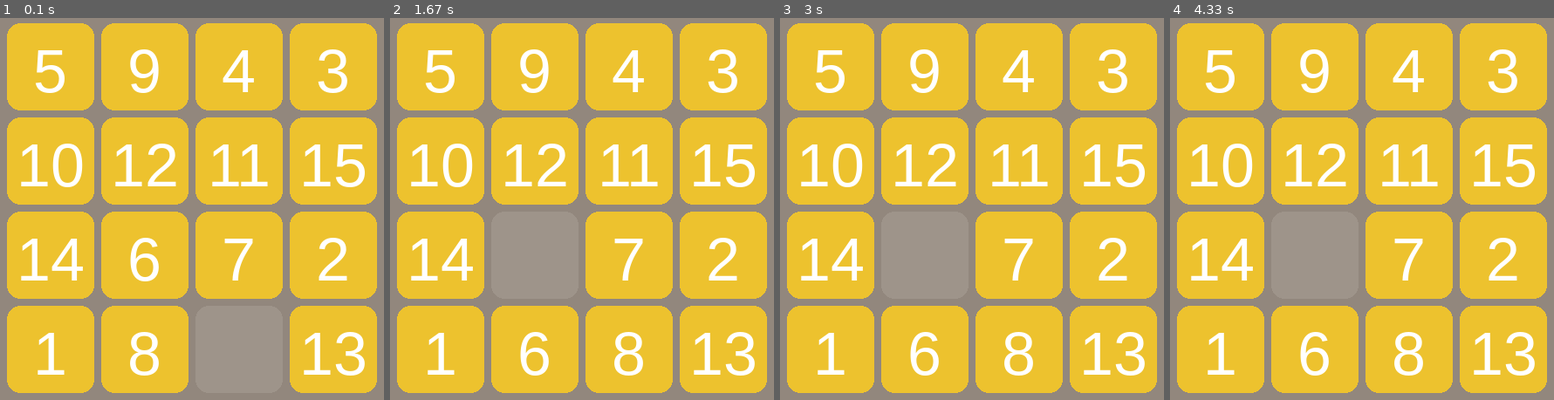
Above: before the commit, frames 1-4 (left to right).
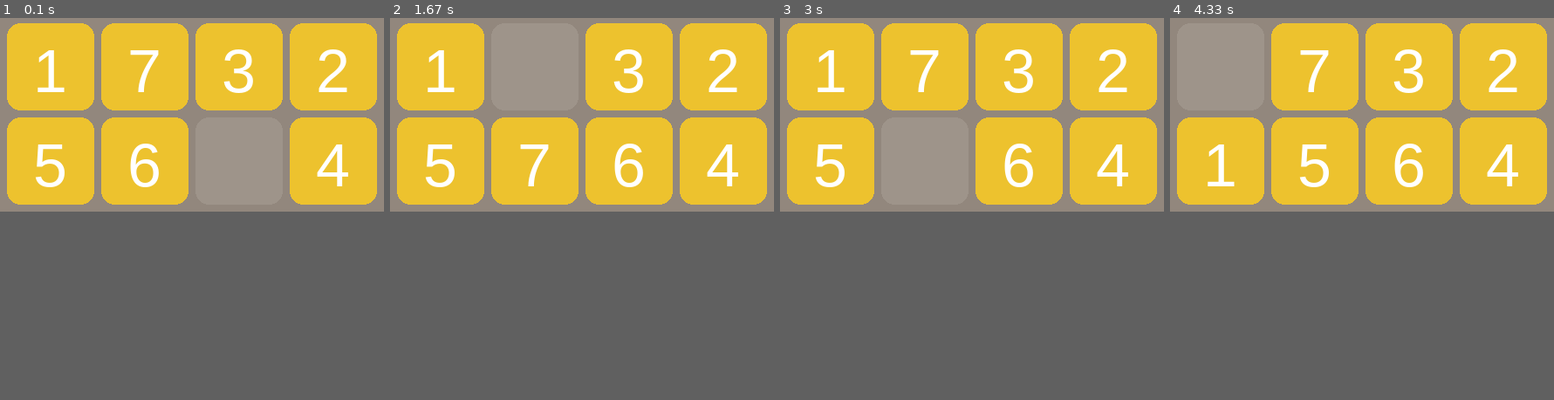
Above: after the commit, the same moments.

Repository: wmh123456789/pygame
Game: pygame game, started from huarongdao.py
Two runs of this game, one before a commit and one after it. Both use one fixed random seed, a clock stepped at 60 frames per second and the inputs below.
Inputs (mouse positions are in pixels of both pictures, inside the frame that each line leads up to):
- Up to frame 1 (0.1 s): no input
- Up to frame 2 (1.67 s): hold Right 0.33-0.8 s; hold Up 0.83-1.13 s; hold W 0.83-1.13 s; hold Right 1.17-1.63 s; hold D 1.17-1.63 s
- Up to frame 3 (3 s): click (972, 124) at 1.72 s; hold Down 2.57-2.87 s; hold S 2.57-2.87 s; click (852, 82) at 2.95 s
- Up to frame 4 (4.33 s): click (1242, 159) at 3.28 s; hold Up from 4 s (still down); hold W from 4 s (still down)
The window is 440x440 before the commit and 440x224 after it. Grey fills any space a smaller window leaves; there, only what the larger window draws over its background counts as a difference.

The runs differ from the first frame. In frame 1, 26% of the frame differs, in the area x 0-100%, y 8-100%; in frame 2, 26%; in frame 3, 26%; in frame 4, 26%, in the area x 0-100%, y 1-100%.

Commit message:
re-arrange the project support all rectangle game.

Diff:
--- /dev/null
+++ b/CommonDefine.py
@@ -0,0 +1,44 @@
+from enum import Enum
+
+FPS = 60
+# SHAPE = 4  # 棋盘shape
+SHAPE_H = 2 # 矩形棋盘高
+SHAPE_W = 4 # 矩形棋盘宽
+CELL_SIZE = 100  # 方格大小
+CELL_GAP_SIZE = (int)(0.08*CELL_SIZE)  # 方格间距
+BORDER_R = (int)(0.15*CELL_SIZE) # 方格圆角半径
+MARGIN = (int)(0.08*CELL_SIZE)  # 方格的margin
+PADDING = (int)(0.08*CELL_SIZE)  # 方格的padding
+SCREEN_WIDTH = (CELL_SIZE + MARGIN) * SHAPE_W + MARGIN  # 屏幕宽度
+SCREEN_HEIGHT = (CELL_SIZE + MARGIN) * SHAPE_H + MARGIN  # 屏幕高度
+
+BACKGROUND_COLOR = "#92877d"  # 背景颜色
+BACKGROUND_EMPTY_CELL_COLOR = "#9e948a"  # 空方格颜色
+BACKGROUND_CELL_COLOR = "#edc22e"  # 方格颜色
+
+# 定义移动
+class MOVE(Enum):
+    Unknown = '?'
+    left = 'L'
+    right = 'R'
+    up = 'U'
+    down = 'D'
+
+# 定义两个元组相加
+def tuple_add(t1, t2):
+    return (t1[0] + t2[0], t1[1] + t2[1])
+
+def invMove(move):
+    if move == MOVE.up:
+        return MOVE.down
+    elif move == MOVE.down:
+        return MOVE.up
+    elif move == MOVE.right:
+        return MOVE.left
+    elif move == MOVE.left:
+        return MOVE.right
+    else:
+        return MOVE.unknown
+
+def genCode(num):
+    return '{:X}'.format(num)
--- a/hrd_analysis.py
+++ b/hrd_analysis.py
@@ -1,24 +1,7 @@
-from enum import Enum
 from huarongdao import *
 
-class MOVE(Enum):
-    Unknown = '?'
-    left = 'L'
-    right = 'R'
-    up = 'U'
-    down = 'D'
 
-def invMove(move):
-    if move == MOVE.up:
-        return MOVE.down
-    elif move == MOVE.down:
-        return MOVE.up
-    elif move == MOVE.right:
-        return MOVE.left
-    elif move == MOVE.left:
-        return MOVE.right
-    else:
-        return MOVE.unknown
+
 
 class hrdStatus(object):
     def __init__(self, stat_code):
@@ -47,21 +30,46 @@
     def __init__(self, logic):
         self.game = logic
         self.game.init_load()
-
+        self.record = []
+        self.statTree = hrdStatus(self.game.getStatsCode())
+        self.currStat = self.game.getStatsCode()
         pass
 
 
-def main():
-    game = Logic()
+    def move(self, mv:MOVE):
+        if self.game.key_to_move(mv.value):
+            self.record.append(mv.value)
+            self.currStat = self.game.getStatsCode()
+            return True
+        else:
+            return False
+
+    def replay(self, mvlist):
+        for mv in mvlist:
+            self.move(mv)
+
+    def invreplay(self,mvlist):
+        invmove = mvlist.copy()
+        invmove.reverse()
+        self.replay(invmove)
+
+
+
+
+
+def test():
+    game = Logic(4,4)
     hrd = hrdController(game)
     print(hrd.game)
     game.key_to_move('R')
     game.key_to_move('R')
 
+    print(game.getStatsCode())
+    print(genCode(10),genCode(2))
 
 
 
     pass
 
 if __name__ == '__main__':
-    main()
+    test()
--- a/huarongdao.py
+++ b/huarongdao.py
@@ -4,30 +4,14 @@
 import random
 from collections import OrderedDict
 import pygame
-
-FPS = 60
-SHAPE = 4  # 棋盘shape
-CELL_SIZE = 100  # 方格大小
-CELL_GAP_SIZE = (int)(0.08*CELL_SIZE)  # 方格间距
-BORDER_R = (int)(0.15*CELL_SIZE) # 方格圆角半径
-MARGIN = (int)(0.08*CELL_SIZE)  # 方格的margin
-PADDING = (int)(0.08*CELL_SIZE)  # 方格的padding
-SCREEN_WIDTH = (CELL_SIZE + MARGIN) * SHAPE + MARGIN  # 屏幕宽度
-SCREEN_HEIGHT = (CELL_SIZE + MARGIN) * SHAPE + MARGIN  # 屏幕高度
-
-BACKGROUND_COLOR = "#92877d"  # 背景颜色
-BACKGROUND_EMPTY_CELL_COLOR = "#9e948a"  # 空方格颜色
-BACKGROUND_CELL_COLOR = "#edc22e"  # 方格颜色
-
-
-# 定义两个元组相加
-def tuple_add(t1, t2):
-    return (t1[0] + t2[0], t1[1] + t2[1])
+from CommonDefine import *
 
 
 class Logic:
-    def __init__(self, shape=4):
-        self.shape = int(shape) if shape > 2 else 4  # 初始化形状
+    def __init__(self, shape_h=4, shape_w=4):
+        # self.shape = int(shape) if shape > 2 else 4  # 初始化形状
+        self.shape_h = shape_h
+        self.shape_w = shape_w
         self.tiles = OrderedDict()  # 初始化数据
         self.stepCnt = 0
         self.neighbors = [  # 定义方向矢量
@@ -41,18 +25,25 @@
 
     def __str__(self):
         game_str = 'Game after {} steps \n'.format(self.stepCnt)
-        for row in range(self.shape):
+        for row in range(self.shape_h):
             line_str = ''
-            for col in range(self.shape):
+            for col in range(self.shape_w):
                 line_str += '{:02} '.format(self.tiles[(row, col)])
             game_str += line_str + '\n'
         return game_str
 
+    def getStatsCode(self):
+        code = ''
+        for row in range(self.shape_h):
+            for col in range(self.shape_w):
+                code += genCode(self.tiles[(row, col)])
+        return code
+
     def init_load(self):
         count = 1
         # 生成正确的序列
-        for x in range(self.shape):
-            for y in range(self.shape):
+        for x in range(self.shape_h):
+            for y in range(self.shape_w):
                 mark = tuple([x, y])
                 self.tiles[mark] = count
                 count += 1
@@ -77,8 +68,8 @@
 
     def init_click_dict(self):
         # 初始化点击坐标转换下标的数据
-        for r in range(self.shape):
-            for c in range(self.shape):
+        for r in range(self.shape_h):
+            for c in range(self.shape_w):
                 x = MARGIN * (c + 1) + c * CELL_SIZE
                 x1 = x + CELL_SIZE
                 click_x = tuple(range(x, x1))
@@ -108,7 +99,9 @@
             self.tiles[spot], self.tiles[self.empty] = self.tiles[self.empty], self.tiles[spot]
             self.empty = spot
             self.stepCnt += 1
-    pass
+            return True
+        else:
+            return False
 
     def click_to_move(self, x, y):
         # 点击移动
@@ -130,20 +123,21 @@
 
     def key_to_move(self, direction):
         if direction in ['L', 'left']:
-            self.move2((0, 1))
+            return self.move2((0, 1))
         elif direction in ['R', 'right']:
-            self.move2((0, -1))
+            return self.move2((0, -1))
         elif direction in ['U', 'up']:
-            self.move2((1, 0))
+            return self.move2((1, 0))
         elif direction in ['D', 'down']:
-            self.move2((-1, 0))
+            return self.move2((-1, 0))
         else:
             print("Invalid direction: {}".format(direction))
+            return False
         pass
 
     def is_win(self):
         # 游戏结束判定
-        if self.tiles[(self.shape - 1, self.shape - 1)] is not 0:
+        if self.tiles[(self.shape_h - 1, self.shape_w - 1)] is not 0:
             return False
         values = list(self.tiles.values())
         for index in range(values.__len__() - 1):
@@ -161,8 +155,8 @@
 
 
 def draw_num(logic, screen):
-    for r in range(logic.shape):
-        for c in range(logic.shape):
+    for r in range(logic.shape_h):
+        for c in range(logic.shape_w):
             num = logic.tiles[(r, c)]
             if num is not 0:
                 color = pygame.Color(BACKGROUND_CELL_COLOR)
@@ -235,7 +229,7 @@
 def main():
     screen = init_game()
     clock = pygame.time.Clock()
-    logic = Logic(SHAPE)
+    logic = Logic(SHAPE_H,SHAPE_W)
     logic.shuffleTiles(200)  # 初始化开局：随机移动n次
     COUNT = pygame.USEREVENT + 1
     pygame.time.set_timer(COUNT, 1000)
